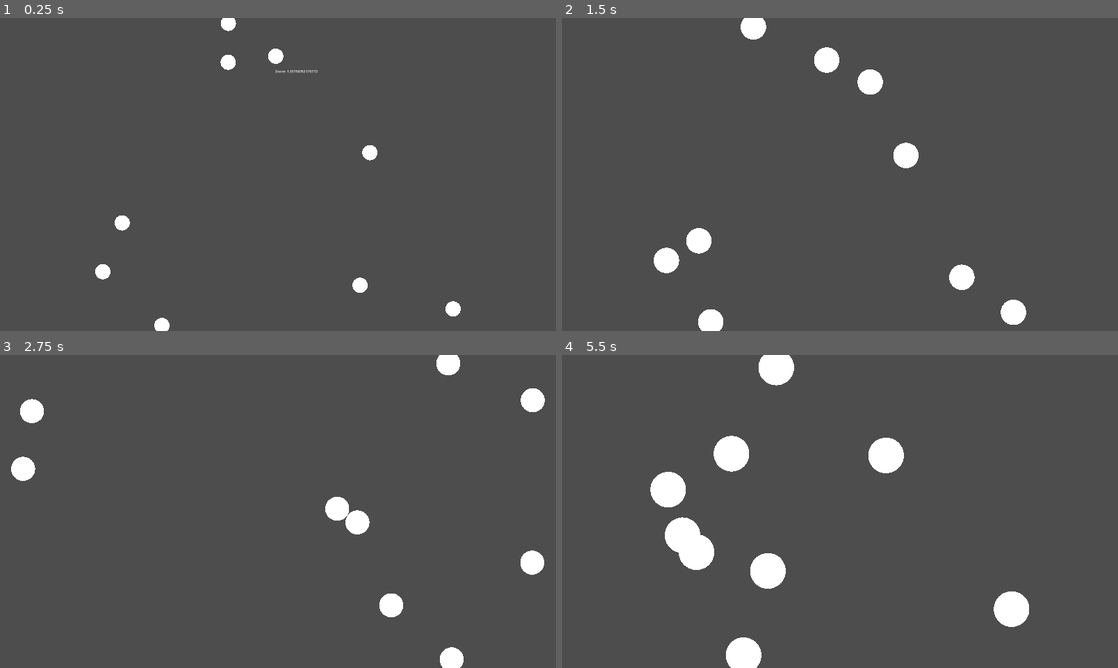
Above: before the commit, frames 1-4 (two rows, left to right).
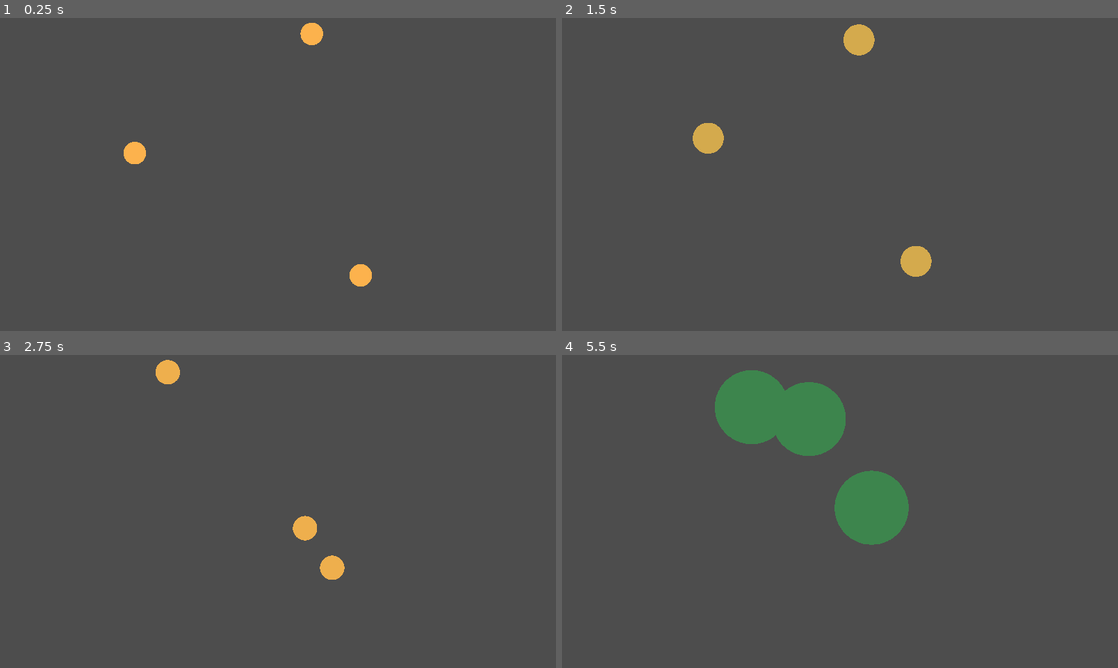
Above: after the commit, the same moments.

Repository: hackerzilla/OrbitingBodies
Game: Godot game, scene res://simulation.tscn
Two runs of this game, one before a commit and one after it. Both use one fixed random seed, a clock stepped at 60 frames per second and the inputs below.
Inputs:
- Up to frame 1 (0.25 s): no input
- Up to frame 2 (1.5 s): tap Space (ui_select) at 0.77 s; tap Enter at 1.25 s
- Up to frame 3 (2.75 s): tap Space (ui_select) at 1.52 s
- Up to frame 4 (5.5 s): tap Space (ui_select) at 3.02, 3.5, 3.77, 4.52 s; tap Enter at 4.25 s

The runs differ from the first frame. In frame 1, 1.6% of the frame differs, in the area x 17-83%, y 0-100%; in frame 2, 3.9%; in frame 3, 3.1%; in frame 4, 12%, in the area x 15-84%, y 0-100%.

Commit message:
First draft working well.

Diff:
--- a/body.gd
+++ b/body.gd
@@ -2,3 +2,12 @@
 class_name Body
 
 @onready var collider: CollisionShape2D
+var _material
+
+func _ready():
+	_material = get_node("Sprite2D").material
+
+func _process(delta):
+	var speed = linear_velocity.length()
+	_material.set_shader_parameter("velocity", linear_velocity)
+	_material.set_shader_parameter("speed", speed)
--- a/body.gdshader
+++ b/body.gdshader
@@ -1,4 +1,7 @@
 shader_type canvas_item;
+
+uniform vec2 velocity;
+uniform float speed;
 
 void vertex() {
 	// Called for every vertex the material is visible on.
@@ -7,7 +10,13 @@
 void fragment() {
 	// Called for every pixel the material is visible on.
 	if (COLOR.a > 0.0) {
-		COLOR = vec4(1.0,1.0,1.0,1.0);
+		//COLOR = vec4(1.0,1.0,1.0,1.0);
+
+		COLOR = vec4(
+			(cos(speed / 500.0)+1.0)/2.0,
+			0.7 * (cos(speed / 1000.0)+1.0)/2.0,
+			0.3,
+			1.0);
 	}
 }
 
--- a/body.tscn
+++ b/body.tscn
@@ -11,8 +11,10 @@
 [sub_resource type="CircleShape2D" id="CircleShape2D_bqens"]
 radius = 1.0
 
-[sub_resource type="ShaderMaterial" id="ShaderMaterial_ase41"]
+[sub_resource type="ShaderMaterial" id="ShaderMaterial_nx7v7"]
 shader = ExtResource("2_8mmpe")
+shader_parameter/velocity = null
+shader_parameter/speed = null
 
 [node name="Body" type="RigidBody2D"]
 scale = Vector2(0.281377, 0.281377)
@@ -27,6 +29,6 @@
 disabled = true
 
 [node name="Sprite2D" type="Sprite2D" parent="."]
-material = SubResource("ShaderMaterial_ase41")
+material = SubResource("ShaderMaterial_nx7v7")
 scale = Vector2(0.208551, 0.208551)
 texture = ExtResource("2_pctfn")
--- a/camera.gd
+++ b/camera.gd
@@ -4,7 +4,7 @@
 var bodies = []
 
 # Set the margin to provide some space around the objects
-var margin = 50.0
+var margin = 100.0
 var zoom_text
 var scaler = 0.3
 
@@ -32,12 +32,15 @@
 			max_y = pos.y
 
 	# Calculate the center of the bounding box
-	var center = Vector2((min_x + max_x) / 2, (min_y + max_y) / 2)
+	#var center = Vector2((min_x + max_x) / 2, (min_y + max_y) / 2)
+	var center = Vector2.ZERO
 	global_position = center
 
 	# Calculate the size of the bounding box
-	var width = max_x - min_x
-	var height = max_y - min_y
+	#var width = max_x - min_x
+	#var height = max_y - min_y
+	var width = 2 * max(max_x, abs(min_x))
+	var height = 2 * max(max_y, abs(min_y))
 
 	# Set the zoom based on the size of the bounding box
 	# Adjusting the camera zoom to keep all objects in view
@@ -52,4 +55,4 @@
 		#var sprite = body.get_node("Sprite2D")
 		#sprite.scale = Vector2(zoom_max, zoom_max) * scaler
 
-	zoom_text.text = "Zoom: " + String.num(zoom_max)
+	#zoom_text.text = "Zoom: " + String.num(zoom_max)
--- a/simulation.tscn
+++ b/simulation.tscn
@@ -11,41 +11,16 @@
 [node name="Camera" type="Camera2D" parent="."]
 script = ExtResource("3_kvvoq")
 
-[node name="Zoom" type="Label" parent="Camera"]
-offset_left = -13.0
-offset_top = -489.0
-offset_right = 36.0
-offset_bottom = -466.0
-text = "Zoom:"
-
 [node name="Bodies" type="Node2D" parent="."]
 
 [node name="Body1" parent="Bodies" instance=ExtResource("1_ij74s")]
-position = Vector2(196, 654)
+position = Vector2(-462, -65)
 
 [node name="Body2" parent="Bodies" instance=ExtResource("1_ij74s")]
-position = Vector2(1389, 340)
+position = Vector2(112, -452)
 
 [node name="Body3" parent="Bodies" instance=ExtResource("1_ij74s")]
-position = Vector2(1781, 1089)
-
-[node name="Body4" parent="Bodies" instance=ExtResource("1_ij74s")]
-position = Vector2(397, 1184)
-
-[node name="Body5" parent="Bodies" instance=ExtResource("1_ij74s")]
-position = Vector2(1324, 980)
-
-[node name="Body6" parent="Bodies" instance=ExtResource("1_ij74s")]
-position = Vector2(962, -119)
-
-[node name="Body7" parent="Bodies" instance=ExtResource("1_ij74s")]
-position = Vector2(688, -313)
-
-[node name="Body8" parent="Bodies" instance=ExtResource("1_ij74s")]
-position = Vector2(678, -66)
-
-[node name="Body9" parent="Bodies" instance=ExtResource("1_ij74s")]
-position = Vector2(85, 921)
+position = Vector2(267, 327)
 
 [node name="Timer" type="Timer" parent="."]
 autostart = true
